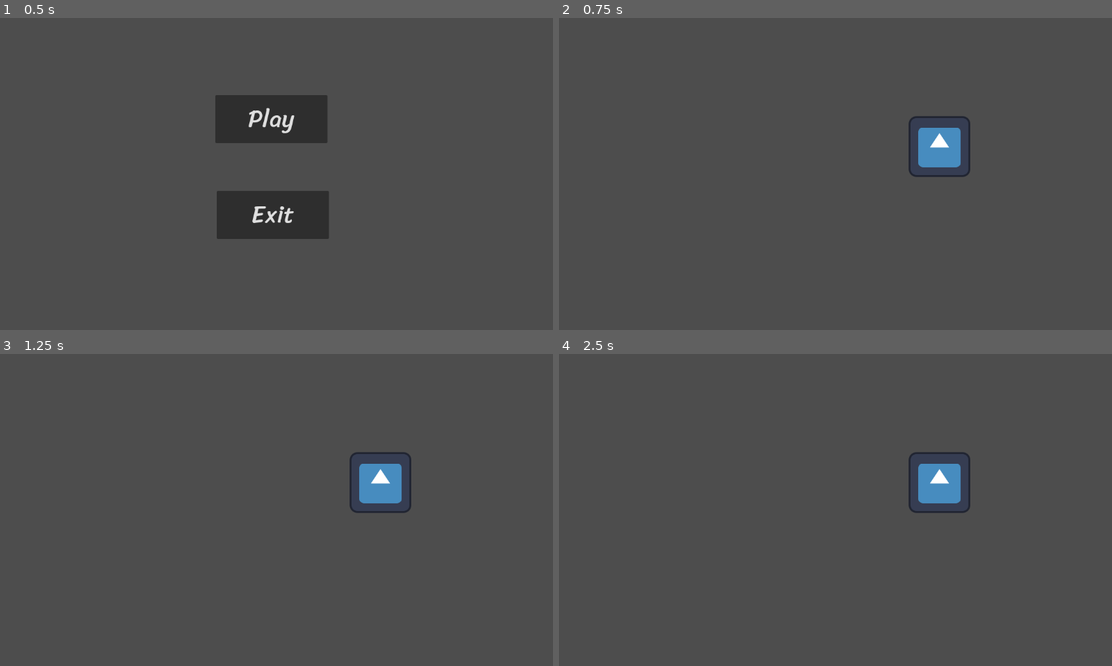
Above: before the commit, frames 1-4 (two rows, left to right).
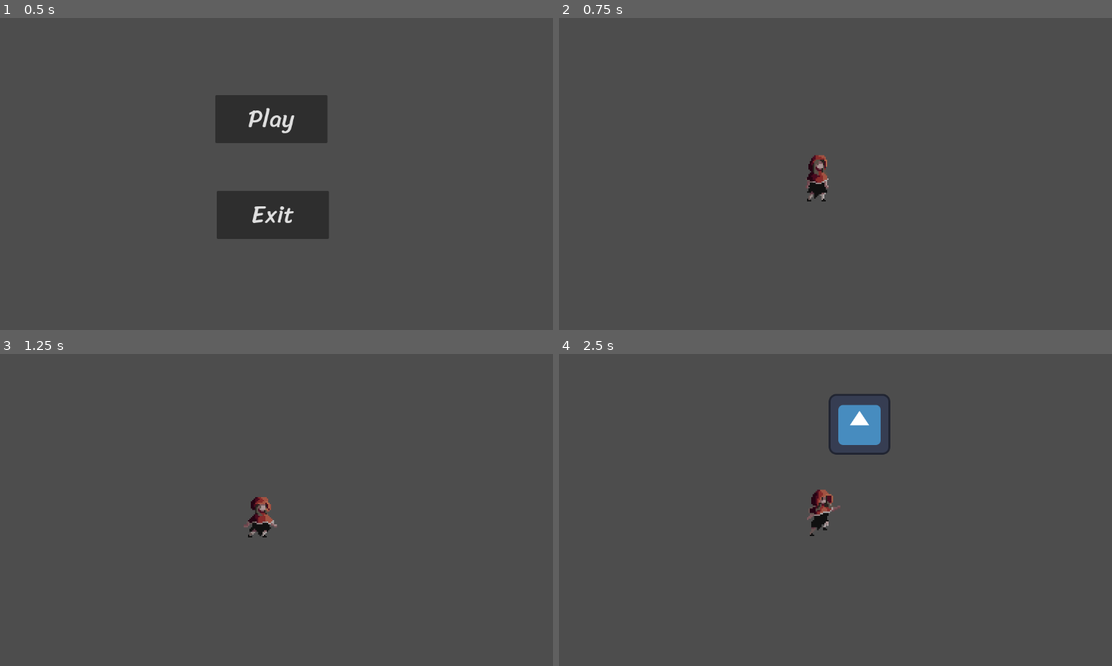
Above: after the commit, the same moments.

Repository: SigmaF001/War-Zoo
Game: Godot game, scene res://Scence/main_menu.tscn
Two runs of this game, one before a commit and one after it. Both use one fixed random seed, a clock stepped at 60 frames per second and the inputs below. The engine's default icon, where the game draws it, is replaced by a stand-in: a white triangle on a blue panel in a dark square.
Inputs:
- Up to frame 1 (0.5 s): no input
- Up to frame 2 (0.75 s): click "Play" at 0.5 s
- Up to frame 3 (1.25 s): no input
- Up to frame 4 (2.5 s): hold D (right) 1.28-2.03 s; hold S (down) from 2.03 s (still down)

Frame 1 is identical in both runs. In frame 2, 1.6% of the frame differs, in the area x 44-75%, y 31-59%; in frame 3, 1.6%; in frame 4, 2.9%, in the area x 44-75%, y 12-59%.
Error before the commit: Cannot call method 'play' on a null value. (res://character_body_2d.gd:11)

Commit message:
test animation

Diff:
--- a/character_body_2d.gd
+++ b/character_body_2d.gd
@@ -19,3 +19,8 @@
 	direction = Input.get_vector("left","right","up","down")
 
 	velocity = direction * speed
+
+	if(direction != Vector2.ZERO):
+		animation_sprite.play("run")
+	elif (direction == Vector2.ZERO):
+		animation_sprite.play("idle")
--- a/character_body_2d.tscn
+++ b/character_body_2d.tscn
@@ -1,7 +1,192 @@
-[gd_scene load_steps=2 format=3 uid="uid://b6k02btq88t6b"]
+[gd_scene load_steps=9 format=3 uid="uid://b6k02btq88t6b"]
 
 [ext_resource type="Script" path="res://character_body_2d.gd" id="1_gy85k"]
+[ext_resource type="Texture2D" uid="uid://cpg126ld4sm2i" path="res://Asset/Test_Player/idle sheet-Sheet.png" id="2_6bsqn"]
+[ext_resource type="Texture2D" uid="uid://hgcqadv4vxsb" path="res://Asset/Test_Player/itch run-Sheet sheet.png" id="3_1gawq"]
+
+[sub_resource type="CapsuleShape2D" id="CapsuleShape2D_1d41t"]
+radius = 7.66667
+height = 36.0
+
+[sub_resource type="Animation" id="Animation_wjr1w"]
+resource_name = "idle"
+loop_mode = 1
+tracks/0/type = "value"
+tracks/0/imported = false
+tracks/0/enabled = true
+tracks/0/path = NodePath("Sprite2D:texture")
+tracks/0/interp = 1
+tracks/0/loop_wrap = true
+tracks/0/keys = {
+"times": PackedFloat32Array(0),
+"transitions": PackedFloat32Array(1),
+"update": 1,
+"values": [ExtResource("2_6bsqn")]
+}
+tracks/1/type = "value"
+tracks/1/imported = false
+tracks/1/enabled = true
+tracks/1/path = NodePath("Sprite2D:hframes")
+tracks/1/interp = 1
+tracks/1/loop_wrap = true
+tracks/1/keys = {
+"times": PackedFloat32Array(0),
+"transitions": PackedFloat32Array(1),
+"update": 1,
+"values": [18]
+}
+tracks/2/type = "value"
+tracks/2/imported = false
+tracks/2/enabled = true
+tracks/2/path = NodePath("Sprite2D:vframes")
+tracks/2/interp = 1
+tracks/2/loop_wrap = true
+tracks/2/keys = {
+"times": PackedFloat32Array(0),
+"transitions": PackedFloat32Array(1),
+"update": 1,
+"values": [1]
+}
+tracks/3/type = "value"
+tracks/3/imported = false
+tracks/3/enabled = true
+tracks/3/path = NodePath("Sprite2D:frame")
+tracks/3/interp = 1
+tracks/3/loop_wrap = true
+tracks/3/keys = {
+"times": PackedFloat32Array(0, 0.1, 0.2, 0.3, 0.4, 0.5, 0.6, 0.7, 0.8, 0.9, 1),
+"transitions": PackedFloat32Array(1, 1, 1, 1, 1, 1, 1, 1, 1, 1, 1),
+"update": 1,
+"values": [0, 1, 2, 3, 4, 5, 6, 7, 8, 9, 16]
+}
+
+[sub_resource type="Animation" id="Animation_xxl56"]
+length = 0.001
+tracks/0/type = "value"
+tracks/0/imported = false
+tracks/0/enabled = true
+tracks/0/path = NodePath("Sprite2D:texture")
+tracks/0/interp = 1
+tracks/0/loop_wrap = true
+tracks/0/keys = {
+"times": PackedFloat32Array(0),
+"transitions": PackedFloat32Array(1),
+"update": 1,
+"values": [ExtResource("2_6bsqn")]
+}
+tracks/1/type = "value"
+tracks/1/imported = false
+tracks/1/enabled = true
+tracks/1/path = NodePath("Sprite2D:hframes")
+tracks/1/interp = 1
+tracks/1/loop_wrap = true
+tracks/1/keys = {
+"times": PackedFloat32Array(0),
+"transitions": PackedFloat32Array(1),
+"update": 1,
+"values": [18]
+}
+tracks/2/type = "value"
+tracks/2/imported = false
+tracks/2/enabled = true
+tracks/2/path = NodePath("Sprite2D:vframes")
+tracks/2/interp = 1
+tracks/2/loop_wrap = true
+tracks/2/keys = {
+"times": PackedFloat32Array(0),
+"transitions": PackedFloat32Array(1),
+"update": 1,
+"values": [1]
+}
+tracks/3/type = "value"
+tracks/3/imported = false
+tracks/3/enabled = true
+tracks/3/path = NodePath("Sprite2D:frame")
+tracks/3/interp = 1
+tracks/3/loop_wrap = true
+tracks/3/keys = {
+"times": PackedFloat32Array(0),
+"transitions": PackedFloat32Array(1),
+"update": 1,
+"values": [0]
+}
+
+[sub_resource type="Animation" id="Animation_os7an"]
+resource_name = "run"
+length = 1.9
+loop_mode = 1
+tracks/0/type = "value"
+tracks/0/imported = false
+tracks/0/enabled = true
+tracks/0/path = NodePath("Sprite2D:texture")
+tracks/0/interp = 1
+tracks/0/loop_wrap = true
+tracks/0/keys = {
+"times": PackedFloat32Array(0),
+"transitions": PackedFloat32Array(1),
+"update": 1,
+"values": [ExtResource("3_1gawq")]
+}
+tracks/1/type = "value"
+tracks/1/imported = false
+tracks/1/enabled = true
+tracks/1/path = NodePath("Sprite2D:hframes")
+tracks/1/interp = 1
+tracks/1/loop_wrap = true
+tracks/1/keys = {
+"times": PackedFloat32Array(0),
+"transitions": PackedFloat32Array(1),
+"update": 1,
+"values": [24]
+}
+tracks/2/type = "value"
+tracks/2/imported = false
+tracks/2/enabled = true
+tracks/2/path = NodePath("Sprite2D:vframes")
+tracks/2/interp = 1
+tracks/2/loop_wrap = true
+tracks/2/keys = {
+"times": PackedFloat32Array(0),
+"transitions": PackedFloat32Array(1),
+"update": 1,
+"values": [1]
+}
+tracks/3/type = "value"
+tracks/3/imported = false
+tracks/3/enabled = true
+tracks/3/path = NodePath("Sprite2D:frame")
+tracks/3/interp = 1
+tracks/3/loop_wrap = true
+tracks/3/keys = {
+"times": PackedFloat32Array(0, 0.1, 0.2, 0.3, 0.4, 0.5, 0.6, 0.7, 0.8, 0.9, 1, 1.1, 1.2, 1.3, 1.4, 1.5, 1.6, 1.7, 1.8),
+"transitions": PackedFloat32Array(1, 1, 1, 1, 1, 1, 1, 1, 1, 1, 1, 1, 1, 1, 1, 1, 1, 1, 1),
+"update": 1,
+"values": [0, 1, 2, 3, 4, 5, 6, 7, 8, 9, 11, 12, 13, 14, 15, 16, 17, 18, 19]
+}
+
+[sub_resource type="AnimationLibrary" id="AnimationLibrary_tw0qh"]
+_data = {
+"RESET": SubResource("Animation_xxl56"),
+"idle": SubResource("Animation_wjr1w"),
+"run": SubResource("Animation_os7an")
+}
 
 [node name="Test_Player" type="CharacterBody2D"]
 scale = Vector2(3, 3)
 script = ExtResource("1_gy85k")
+
+[node name="Sprite2D" type="Sprite2D" parent="."]
+texture = ExtResource("2_6bsqn")
+hframes = 18
+
+[node name="CollisionShape2D" type="CollisionShape2D" parent="."]
+position = Vector2(-12.3333, 3.66667)
+shape = SubResource("CapsuleShape2D_1d41t")
+
+[node name="AnimationPlayer" type="AnimationPlayer" parent="."]
+libraries = {
+"": SubResource("AnimationLibrary_tw0qh")
+}
+
+[node name="Camera2D" type="Camera2D" parent="."]
+scale = Vector2(0.333333, 0.333333)
